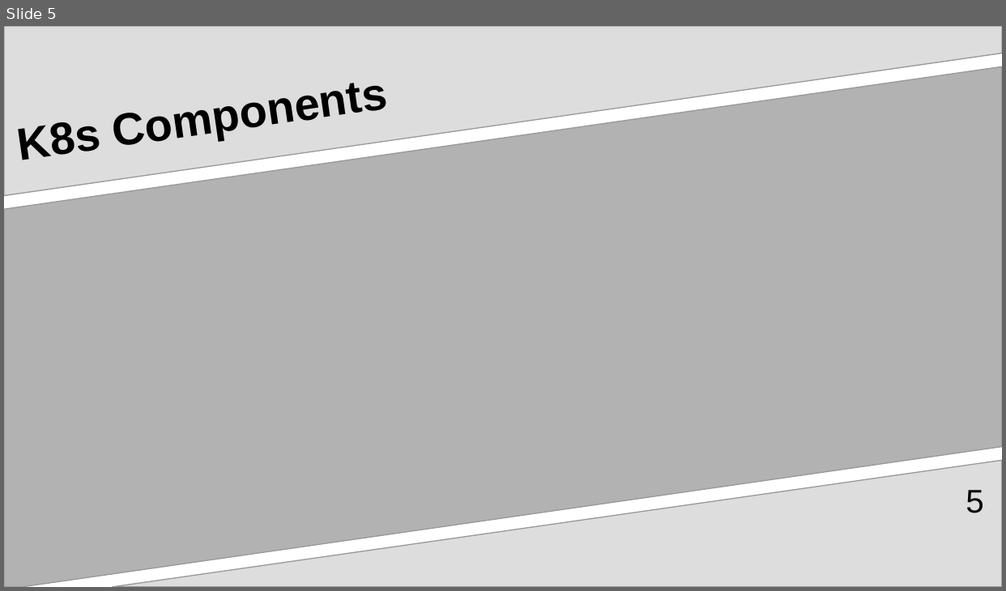
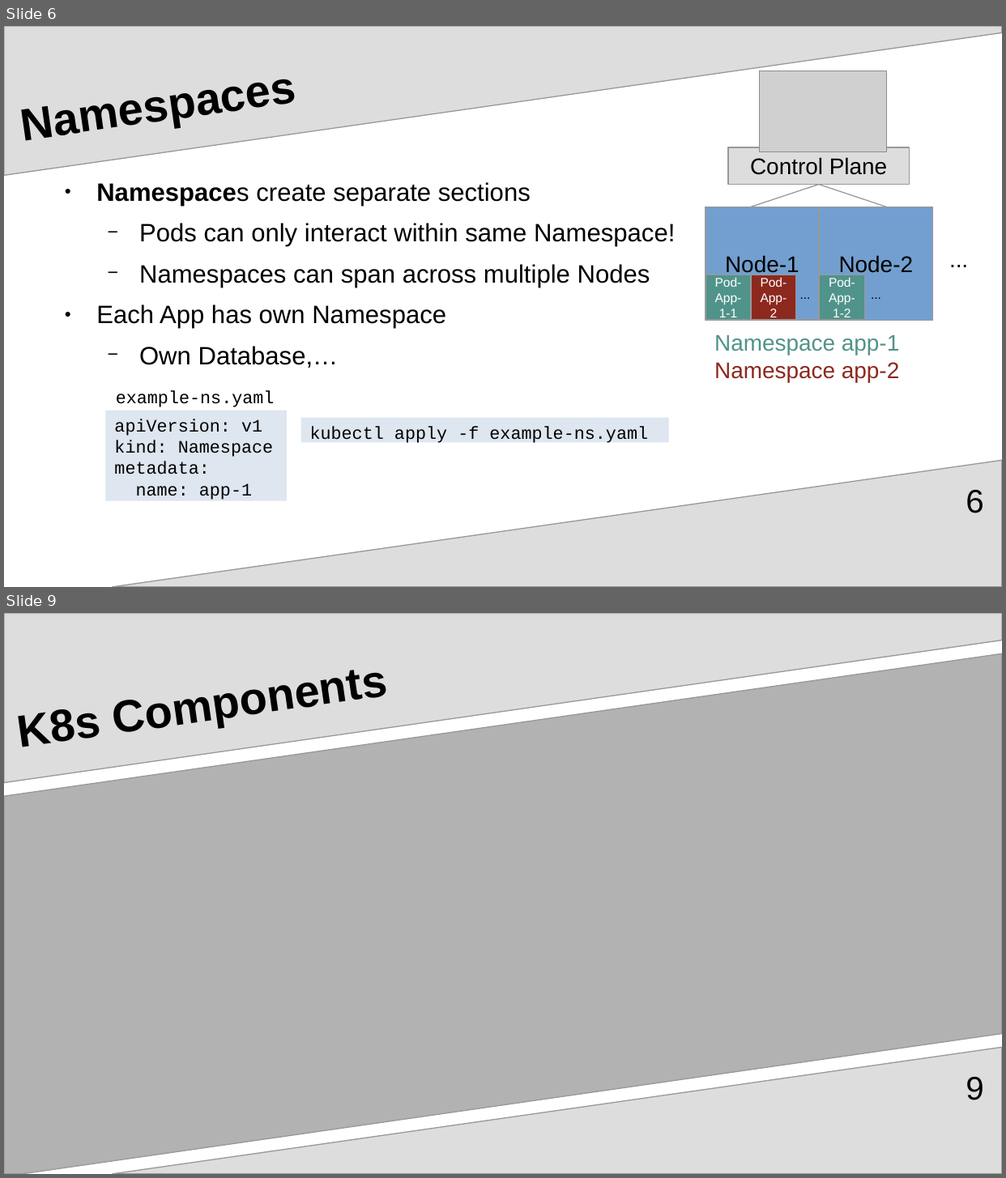
Before and after one commit to upart/cabinops, a slide deck: documentation/Introduction.odp. Shown one above the other, each under a label of ours: slide 5 before the commit, slides 6 and 9 after it; the slides between them are not shown. The pictures are 1006x591 and 1006x1178 pixels, drawn with LibreOffice and Linux fonts; fonts in the diff are those of the drawing; grey boxes stand for pictures. Boxes give left, top, right and bottom in pixels: in the first picture for what was removed or moved away, otherwise in the second. Text is boxed around its words. In the diff, an @@ line names an element or a change of style, - is before the commit and + after.

Commit message:
add sections on pods, deployments, services

```diff
--- a/documentation/Introduction.odp
+++ b/documentation/Introduction.odp
@@ slide 6 added at (4, 26, 1002, 587), background #FFFFFF; not listed: 1 template element that a slide beside it also shows @@
@@ freeform shape added at (4, 26, 1002, 175), fill #DDDDDD, outline #999999 0.85 pt @@
@@ title added at (15, 26, 910, 169), 36 pt, text #000000, bold @@
+Namespaces
@@ picture added at (759, 71, 887, 152) @@
@@ rectangle added at (728, 148, 910, 185), fill #DDDDDD, outline #999999 0.85 pt, 18 pt, text #000000 @@
+Control Plane
@@ text added at (96, 182, 675, 368), 20 pt, text #000000 @@
+● Namespaces create separate sections
+  − Pods can only interact within same Namespace!
+  − Namespaces can span across multiple Nodes
+● Each App has own Namespace
+  − Own Database,…
@@ line added from (751, 207) to (819, 185), #999999 0.85 pt @@
@@ line added from (819, 185) to (887, 207), #999999 0.85 pt @@
@@ rectangle added at (705, 207, 819, 320), fill #729FCF, outline #999999 0.85 pt, 18 pt, text #000000 @@
+Node-1
@@ rectangle added at (820, 207, 933, 320), fill #729FCF, outline #999999 0.85 pt, 18 pt, text #000000 @@
+Node-2
@@ text added at (940, 241, 978, 275), 18 pt, text #000000 @@
+...
@@ rectangle added at (705, 275, 751, 320), fill #50938A, outline #999999 0.85 pt, 10 pt, text #FFFFFF @@
+Pod-App-1-1
@@ rectangle added at (751, 275, 796, 320), fill #8D281E, outline #999999 0.85 pt, 10 pt, text #FFFFFF @@
+Pod-
+App-
+2
@@ text added at (791, 282, 819, 305), 10 pt, text #000000 @@
+...
@@ rectangle added at (820, 275, 865, 320), fill #50938A, outline #999999 0.85 pt, 10 pt, text #FFFFFF @@
+Pod-
+App-
+1-2
@@ text added at (863, 282, 890, 305), 10 pt, text #000000 @@
+...
@@ text added at (714, 335, 899, 355), 18 pt, text #50938A @@
+Namespace app-1
@@ text added at (714, 362, 899, 382), 18 pt, text #8D281E @@
+Namespace app-2
@@ rectangle added at (105, 411, 287, 501), fill #DEE6EF, 14 pt, text #000000 @@
+apiVersion: v1
+kind: Namespace
+metadata:
+name: app-1
@@ text added at (116, 390, 275, 408), 14 pt, text #000000 @@
+example-ns.yaml
@@ rectangle added at (301, 418, 669, 443), fill #DEE6EF, 14 pt, text #000000 @@
+kubectl apply -f example-ns.yaml
@@ page number added at (965, 490, 983, 514), 26 pt, text #000000 @@
+6
@@ what was slide 5 is now slide 9 @@
@@ page number at (965, 1077, 983, 1101): text changed @@
-5
+9
```
Also in this commit, not shown: 2 slides changed, 3 other slides added, 6 other files.
